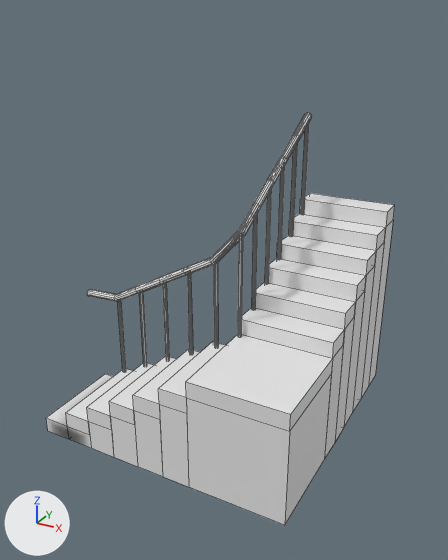
The FBX model Assets/Modelli/Generale/Oggetti di scena/scala_fix.fbx: old version first, new version second.
Before and after are seen from a 50 mm camera at (4.34, -4.43, 4.21) aimed at (1.48, 0.78, 1.61). Lighting does not change. The marker at lower left points along +X, +Y and +Z. The picture after the commit comes second. Mesh edges are drawn as thin lines. Where no turn or scale is listed for an object, it has been applied to the vertices.
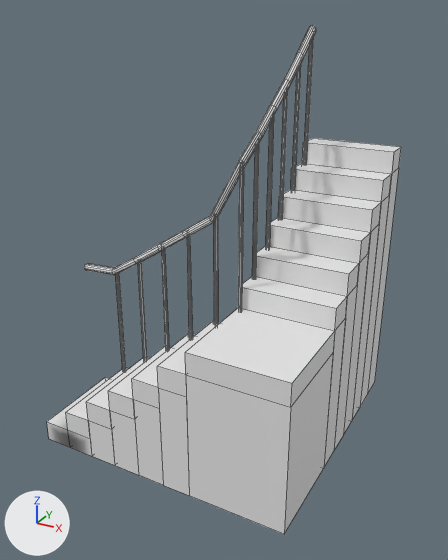
Commit message: rifixata scala

What the commit changed:
me_cube_010 is used by ob_cube_002; location (2.8, -0.6, 0.0).
me_cube_010 had 524 vertices, 445 faces and spanned x -2.88..0.0, y 0.1..2.9, z 0.0..3.18.
me_cube_010 now has 512 vertices, 385 faces and spans x -2.88..0.0, y 0.1..2.9, z -0.11..4.04.
me_cube_010 part 1: the loose piece of 104 vertices spanning x -2.8..0.0, y 0.1..2.9, z 0.0..2.21 is scaled about its middle by (1, 1, 1.34), then moved by (0.0, 0.0, 0.27).
me_cube_010 part 2: the loose piece of 24 vertices spanning x -2.17..-2.13, y 1.03..1.07, z 0.34..1.44 is scaled about the mesh origin by (1, 1, 1.25).
me_cube_010 part 3: the loose piece of 24 vertices spanning x -2.48..-2.44, y 1.03..1.07, z 0.17..1.27 is scaled about the mesh origin by (1, 1, 1.25).
me_cube_010 part 4: the loose piece of 24 vertices spanning x -0.98..-0.94, y 1.03..1.07, z 1.19..2.29 is scaled about its middle by (1, 1, 1.41), then moved by (0.0, 0.0, 0.44).
me_cube_010 part 5: the loose piece of 144 vertices spanning x -2.88..-0.91, y 1.01..2.6, z 1.21..3.18 is rebuilt with 144 vertices and now spans x -2.88..-0.91, y 1.01..2.6, z 1.53..4.04.
me_cube_010 part 6: a new loose piece of 24 vertices spanning x -0.98..-0.94, y 1.34..1.38, z 1.67..3.14, in mat_material_009 (white #e7e7e7).
me_cube_010 part 7: a new loose piece of 24 vertices spanning x -1.25..-1.21, y 1.03..1.07, z 1.06..2.45, in mat_material_009 (white #e7e7e7).
me_cube_010 part 8: a new loose piece of 24 vertices spanning x -1.56..-1.52, y 1.03..1.07, z 0.87..2.23, in mat_material_009 (white #e7e7e7).
me_cube_010 part 9: a new loose piece of 24 vertices spanning x -1.86..-1.82, y 1.03..1.07, z 0.64..2.03, in mat_material_009 (white #e7e7e7).
me_cube_010 part 10: a new loose piece of 24 vertices spanning x -0.98..-0.94, y 2.57..2.61, z 2.52..3.99, in mat_material_009 (white #e7e7e7).
me_cube_010 part 11: a new loose piece of 24 vertices spanning x -0.98..-0.94, y 2.26..2.3, z 2.3..3.77, in mat_material_009 (white #e7e7e7).
me_cube_010 part 12: a new loose piece of 24 vertices spanning x -0.98..-0.94, y 1.95..1.99, z 2.09..3.57, in mat_material_009 (white #e7e7e7).
me_cube_010 part 13: a new loose piece of 24 vertices spanning x -0.98..-0.94, y 1.65..1.69, z 1.88..3.34, in mat_material_009 (white #e7e7e7).
Part 14, on me_cube_010:
204 vertices are removed from x -1.86..-0.94, y 1.03..2.61, z 0.51..3.16.
156 faces are deleted.

Where the change shows, as pixel boxes (x1, y1, x2, y2) in the pictures (448 x 560 px; the box of a moved part takes in the faces that stretch with it):
'Cube.002', reshaped (23% taller): before (46, 113, 395, 525); after (47, 25, 401, 534)
part 1 of me_cube_010, moved or reshaped: before (46, 193, 395, 525); after (47, 138, 401, 534)
part 2 of me_cube_010, moved or reshaped: before (139, 292, 147, 366); after (138, 262, 147, 361)
part 3 of me_cube_010, moved or reshaped: before (118, 300, 126, 372); after (116, 273, 126, 371)
part 4 of me_cube_010, moved or reshaped: before (238, 237, 243, 337); after (238, 168, 244, 311)
part 5 of me_cube_010, rebuilt (32% taller): before (87, 113, 312, 302); after (85, 25, 316, 275)
part 6 of me_cube_010, added: after (252, 144, 259, 279)
part 7 of me_cube_010, added: after (214, 217, 218, 326)
part 8 of me_cube_010, added: after (187, 236, 193, 338)
part 9 of me_cube_010, added: after (161, 250, 169, 350)
part 10 of me_cube_010, added: after (303, 37, 314, 164)
part 11 of me_cube_010, added: after (292, 64, 301, 191)
part 12 of me_cube_010, added: after (279, 90, 288, 219)
part 13 of me_cube_010, added: after (266, 116, 274, 248)
part 14 of me_cube_010, deleted: before (163, 123, 309, 360)
